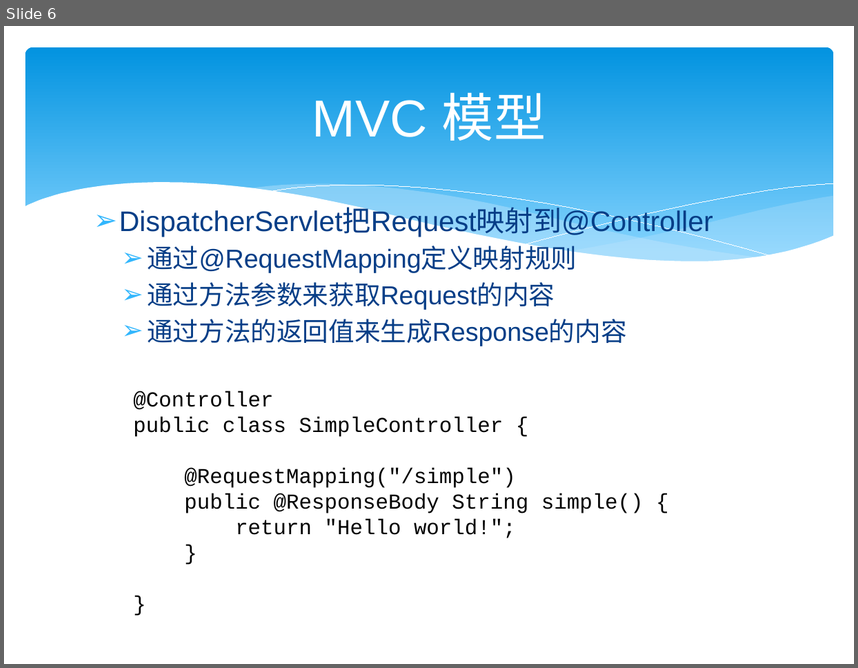
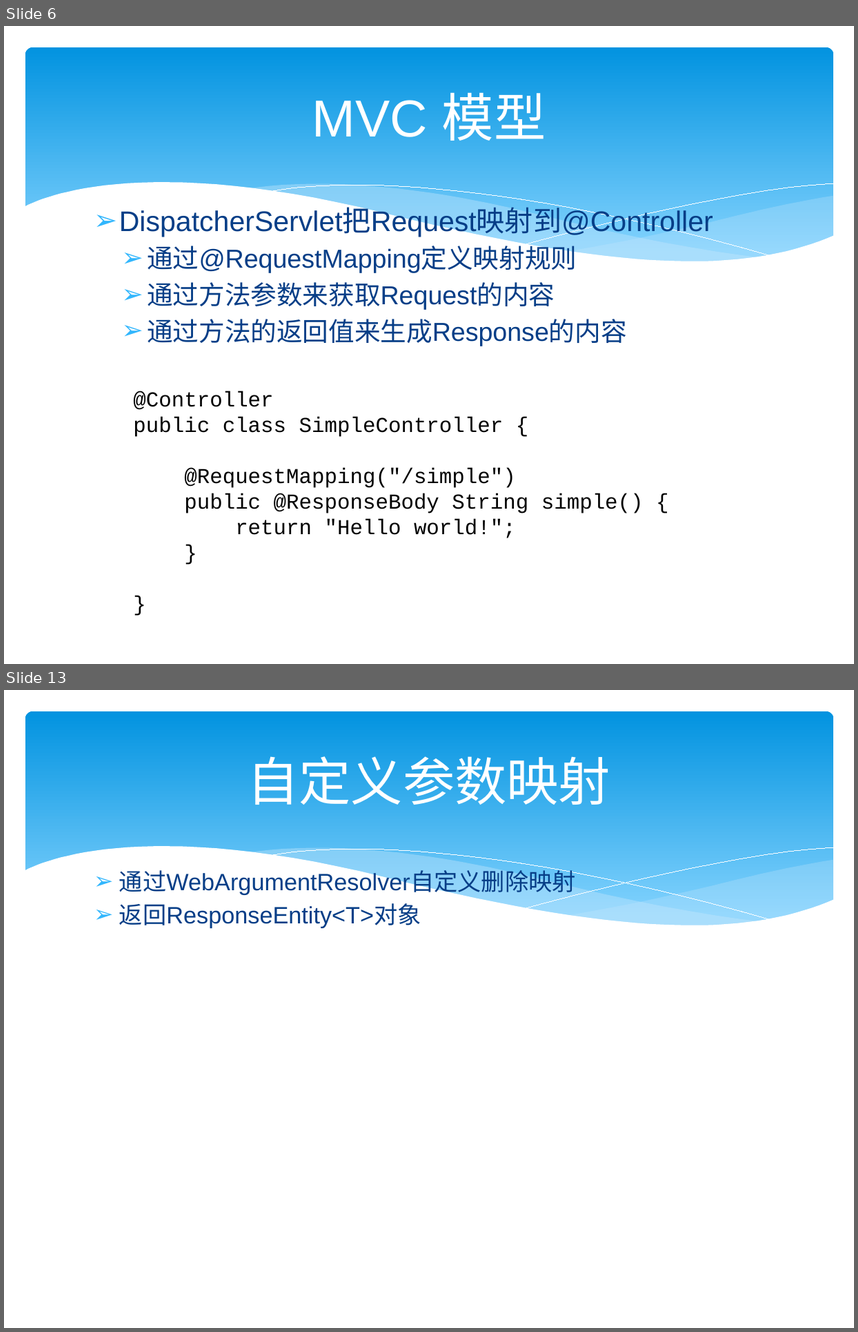
Before and after one commit to zjumty/spring-mvc-showcase, a slide deck: SpringMVC3.pptx. Shown one above the other, each under a label of ours: slide 6 before the commit, slides 6 and 13 after it; the slides between them are not shown. The pictures are 858x668 and 858x1332 pixels, drawn with LibreOffice and Linux fonts; fonts in the diff are those of the drawing. Boxes give left, top, right and bottom in pixels: in the first picture for what was removed or moved away, otherwise in the second. Text is boxed around its words. In the diff, an @@ line names an element or a change of style, - is before the commit and + after.

```diff
--- a/SpringMVC3.pptx
+++ b/SpringMVC3.pptx
@@ slide 13 added at [4,690,854,1328], background #FFFFFF; not listed: 6 template elements that a slide beside it also shows @@
@@ title added at [247,756,611,805], 44 pt, text #FFFFFF @@
+自定义参数映射
@@ text added at [119,867,576,928], 20 pt, text #073E87 @@
+➢ 通过WebArgumentResolver自定义删除映射
+➢ 返回ResponseEntity<T>对象
```
Also in this commit, not shown: 1 slide changed, 8 other slides added.
